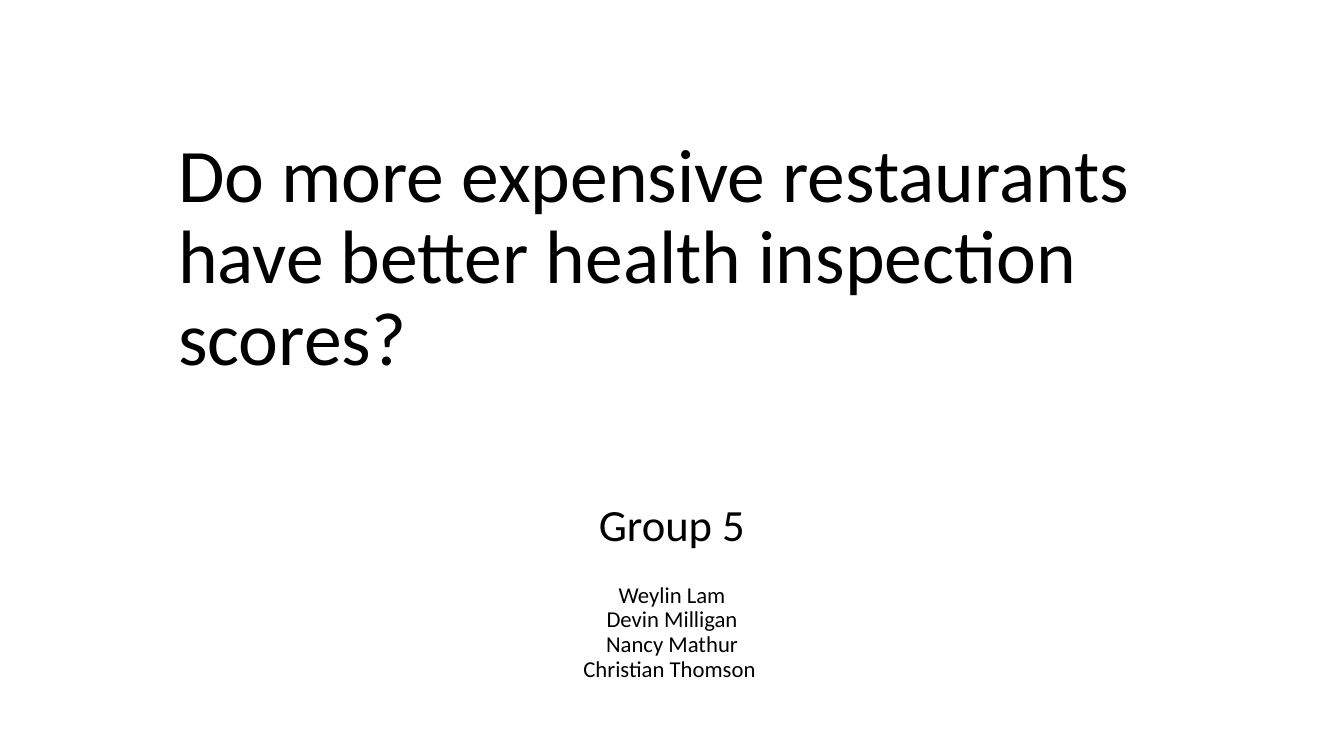
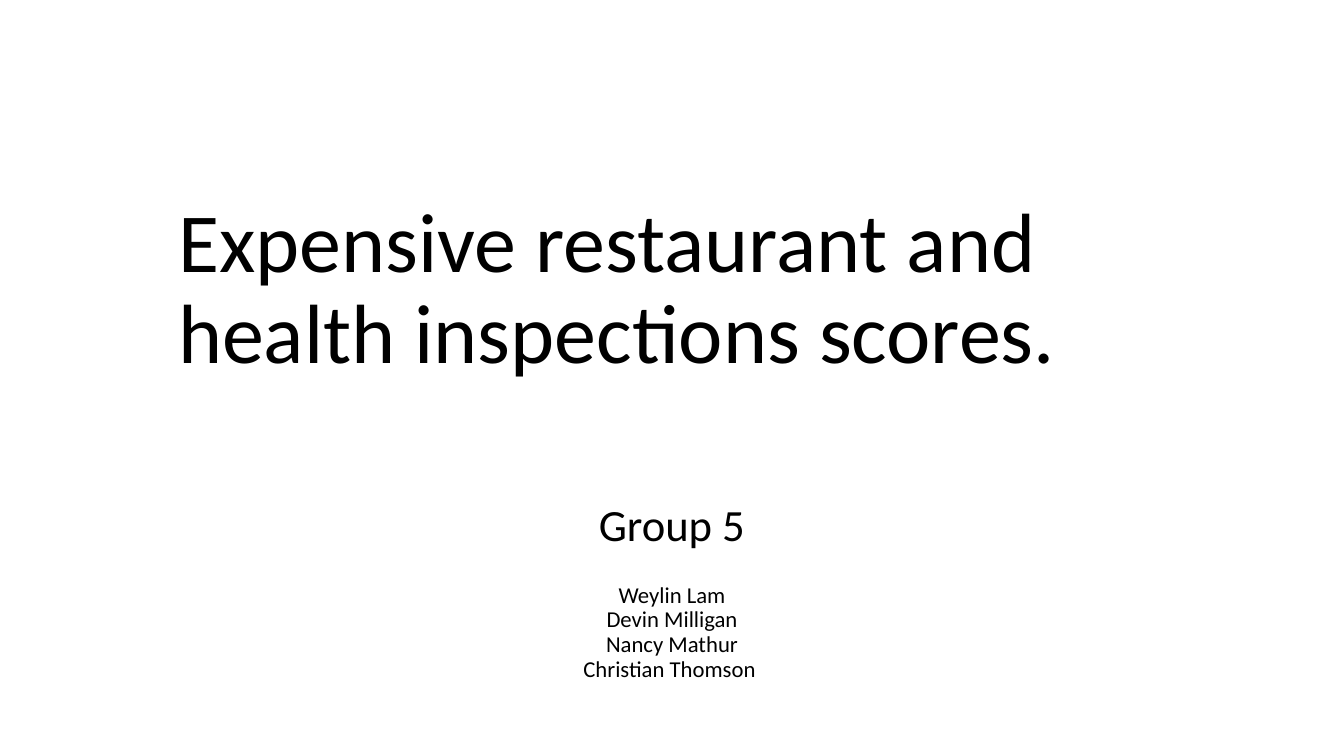
Before and after one commit to DCMilligan88/PriceVsHealth, a slide deck: slide 1 of Project 1 presentation (1).pptx. Drawn at 1344x756 pixels with LibreOffice and Linux fonts; fonts in the diff are those of the drawing; background and template pictures are left out. Boxes give left, top, right and bottom in pixels: in the first picture for what was removed or moved away, otherwise in the second. Text is boxed around its words. In the diff, an @@ line names an element or a change of style, - is before the commit and + after.

```diff
--- a/Project 1 presentation (1).pptx
+++ b/Project 1 presentation (1).pptx
@@ title at bbox=[178, 213, 1055, 377]: text changed; size 54 to 60 pt @@
-Do more expensive restaurants have better health inspection scores?
+Expensive restaurant and health inspections scores.
```
Also in this commit, not shown: 2 other slides changed, 1 slide added.
